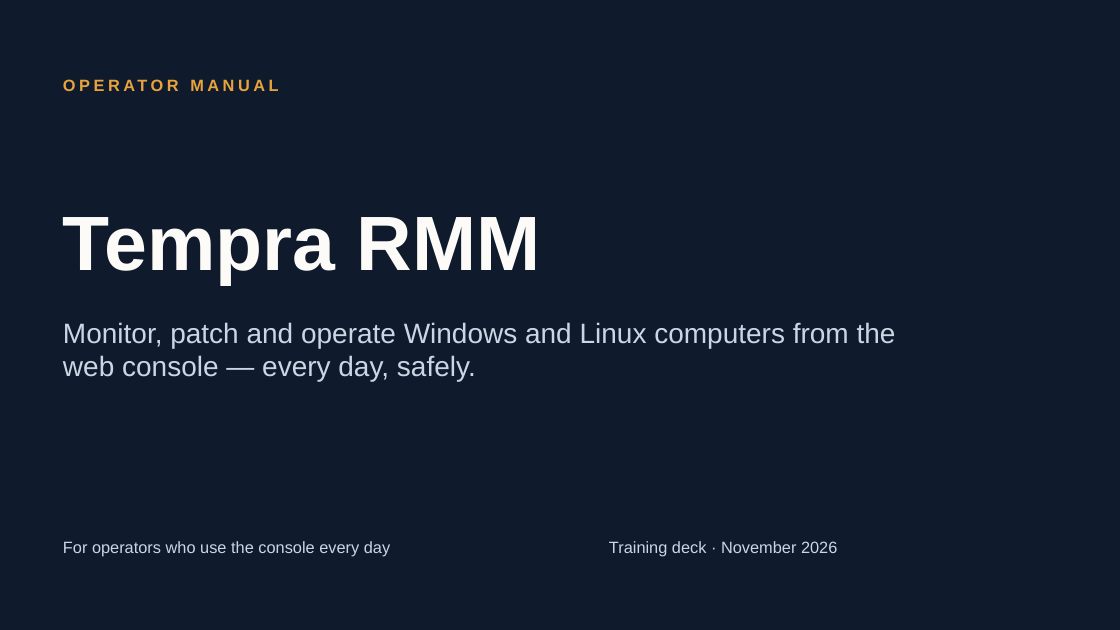
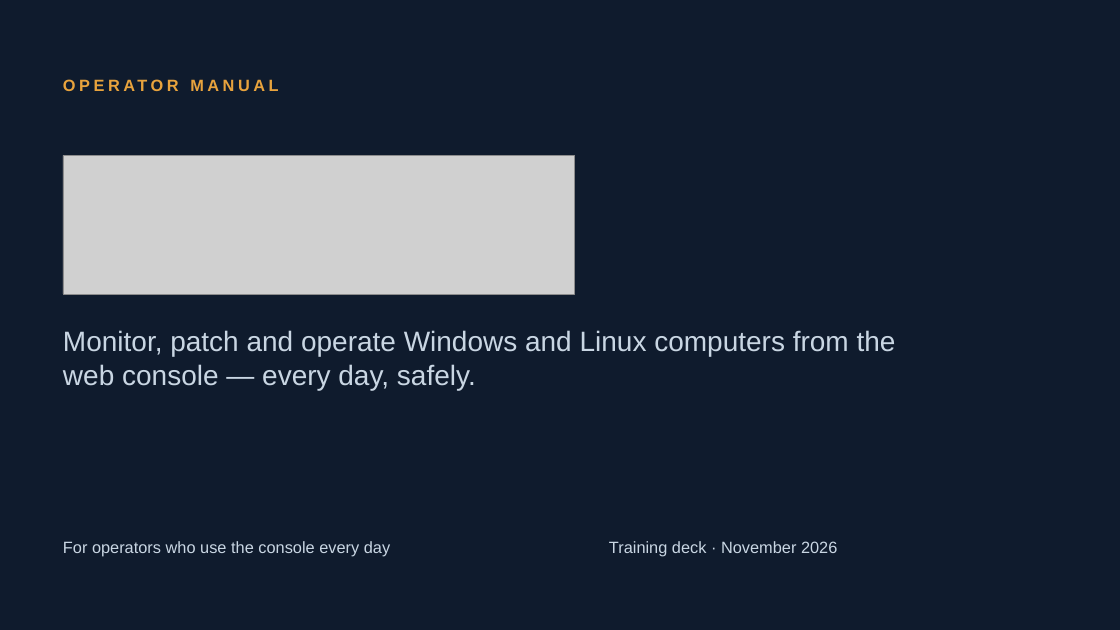
Before and after one commit to stefanozanarini/tempra-rmm, a slide deck: slide 1 of docs/Tempra-RMM-operator-manual-EN.pptx. Drawn at 1120x630 pixels with LibreOffice and Linux fonts; fonts in the diff are those of the drawing; grey boxes stand for pictures. Boxes give left, top, right and bottom in pixels: in the first picture for what was removed or moved away, otherwise in the second. Text is boxed around its words. In the diff, an @@ line names an element or a change of style, - is before the commit and + after.

Commit message:
Docs: new logo on the presentation and decks, console screenshots retaken

```diff
--- a/docs/Tempra-RMM-operator-manual-EN.pptx
+++ b/docs/Tempra-RMM-operator-manual-EN.pptx
@@ picture added at <box>63,155,575,294</box> @@
@@ title removed at <box>63,217,541,285</box> @@
-Tempra RMM
@@ title "Monitor, patch and operate Windows ...": place and size @@
-title "Monitor, patch and operate Windows ..." at <box>63,322,896,381</box>
+title "Monitor, patch and operate Windows ..." at <box>63,330,896,390</box>
@@ title "Monitor, patch and operate Windows ..." at <box>63,330,896,390</box>: less space between paragraphs @@
```
Also in this commit, not shown: 17 other files.
